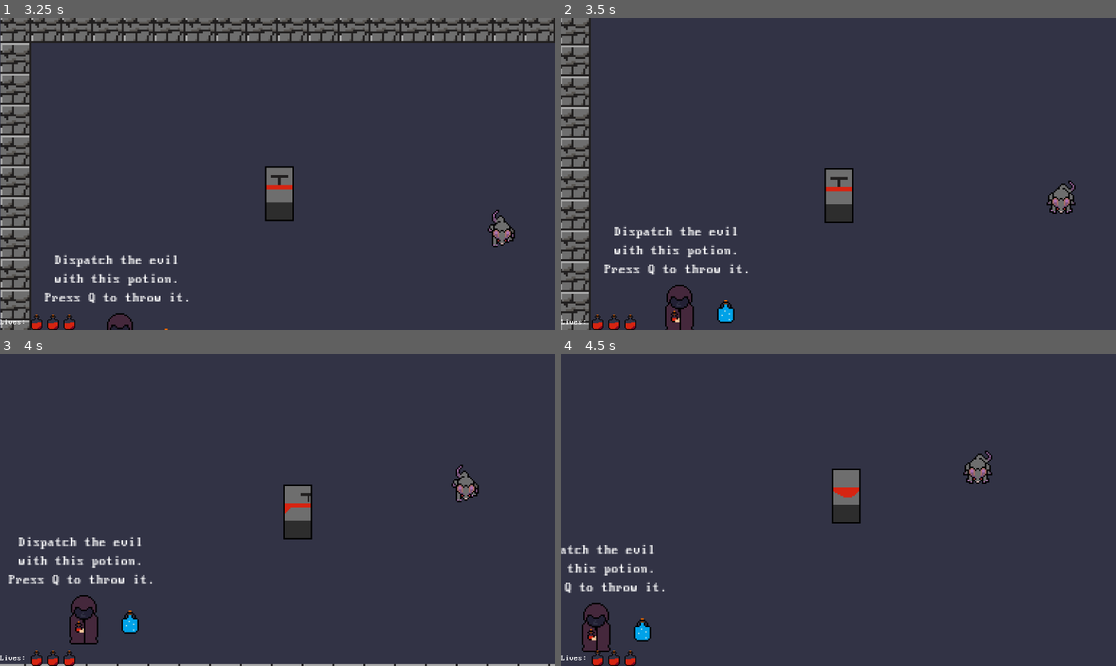
Above: before the commit, frames 1-4 (two rows, left to right).
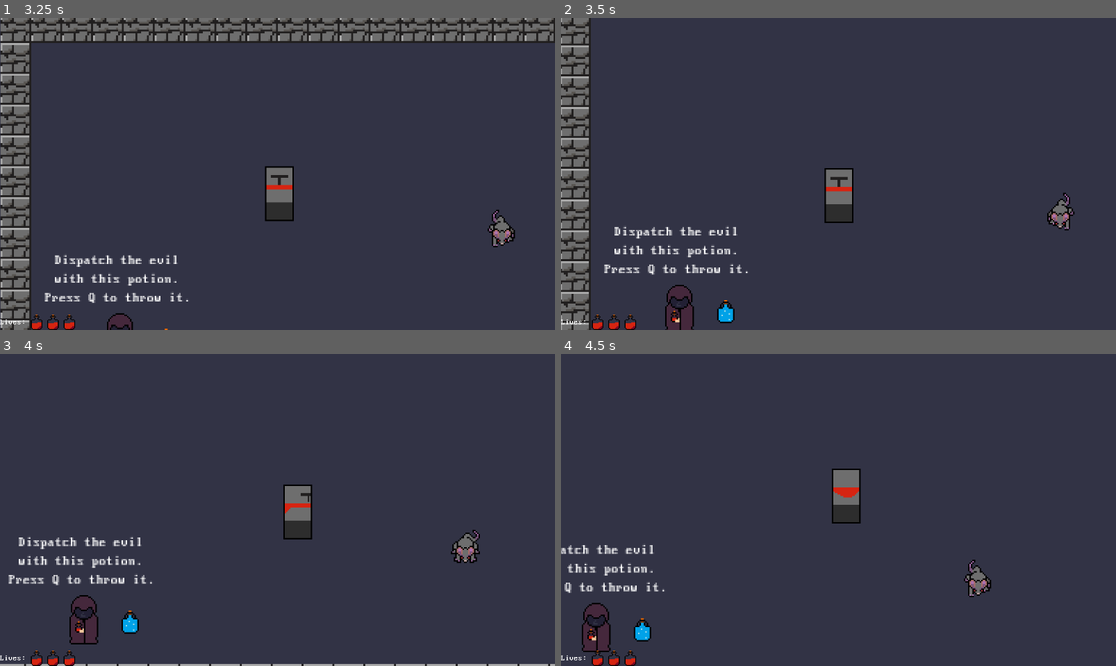
Above: after the commit, the same moments.

Repository: AStellarScene/Liberandum-Game-Refresh
Game: Godot game, scene res://scenes/start.tscn
The game is run twice, just before and just after one commit, with the same random seed, the same clock (stepped at 60 frames per second) and the same inputs.
Inputs:
- Up to frame 1 (3.25 s): click "Start" at 0.5 s; click "Play" at 1.25 s; tap Q (throw) at 2, 2.85 s; hold Right (ui_right) 2.03-2.78 s; hold Q (throw) 2.03-2.78 s; hold Down (ui_down) from 2.78 s (still down)
- Up to frame 2 (3.5 s): keep holding Down (ui_down)
- Up to frame 3 (4 s): tap Q (throw) at 3.5 s; release Down (ui_down) at 3.53 s; hold Right (ui_right) from 3.53 s (still down); hold Q (throw) from 3.53 s (still down)
- Up to frame 4 (4.5 s): release Right (ui_right) at 4.28 s; release Q (throw) at 4.28 s; hold Up (ui_up) from 4.28 s (still down); tap Q (throw) at 4.35 s

Frame 1 is identical in both runs. In frame 2, 0.5% of the frame differs, in the area x 87-93%, y 52-69%; in frame 3, 0.7%, in the area x 81-87%, y 35-68%; in frame 4, 0.7%.

Commit message:
changed marker2d in some enemies

Diff:
--- a/scenes/Level.tscn
+++ b/scenes/Level.tscn
@@ -103,35 +103,35 @@
 endPoint = NodePath("Marker2D")
 
 [node name="Marker2D" type="Marker2D" parent="Enemy"]
-position = Vector2(-2.03451e-05, 66.6667)
+position = Vector2(-4.72937e-11, 138)
 
 [node name="Enemy4" parent="." node_paths=PackedStringArray("endPoint") instance=ExtResource("11_lgfei")]
 position = Vector2(1888, 992)
-endPoint = NodePath("../Enemy/Marker2D")
+endPoint = NodePath("Marker2D")
 
 [node name="Marker2D" type="Marker2D" parent="Enemy4"]
-position = Vector2(-1.66665, 223)
+position = Vector2(-52.3333, -123.333)
 
 [node name="Enemy5" parent="." node_paths=PackedStringArray("endPoint") instance=ExtResource("11_lgfei")]
 position = Vector2(320, 1368)
-endPoint = NodePath("../Enemy/Marker2D")
+endPoint = NodePath("Marker2D")
 
 [node name="Marker2D" type="Marker2D" parent="Enemy5"]
-position = Vector2(-2.03451e-05, 66.6667)
+position = Vector2(3, 127.667)
 
 [node name="Enemy2" parent="." node_paths=PackedStringArray("endPoint") instance=ExtResource("11_lgfei")]
 position = Vector2(1832, -64)
-endPoint = NodePath("../Enemy/Marker2D")
+endPoint = NodePath("Marker2D")
 
 [node name="Marker2D" type="Marker2D" parent="Enemy2"]
-position = Vector2(-2.03451e-05, 66.6667)
+position = Vector2(-0.99998, 150.667)
 
 [node name="Enemy3" parent="." node_paths=PackedStringArray("endPoint") instance=ExtResource("11_lgfei")]
 position = Vector2(-248, 808)
-endPoint = NodePath("../Enemy/Marker2D")
+endPoint = NodePath("Marker2D")
 
 [node name="Marker2D" type="Marker2D" parent="Enemy3"]
-position = Vector2(-2.03451e-05, 66.6667)
+position = Vector2(103, 81.6667)
 
 [node name="NPC" parent="." instance=ExtResource("12_obgrf")]
 position = Vector2(184, 736)
@@ -161,7 +161,7 @@
 scale = Vector2(3, 3)
 
 [node name="Marker2D" type="Marker2D" parent="EnemySlime4"]
-position = Vector2(-136, 0)
+position = Vector2(628, 320.667)
 
 [node name="EnemySlime2" parent="." instance=ExtResource("15_7yrfw")]
 position = Vector2(1152, 1544)
